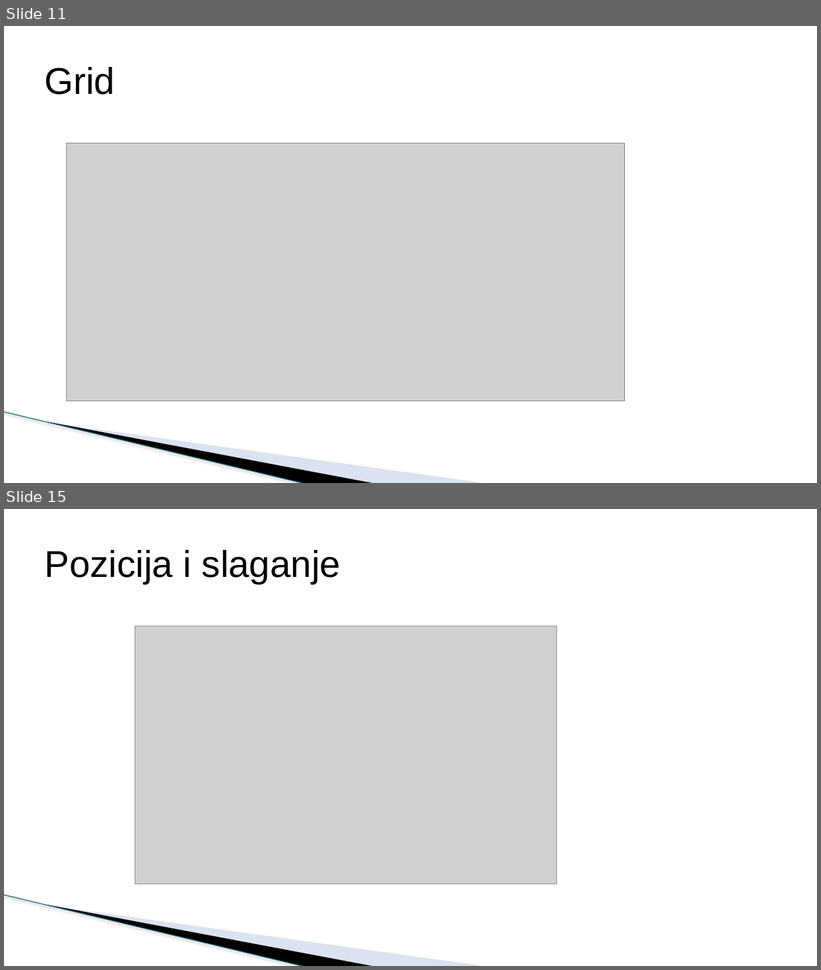
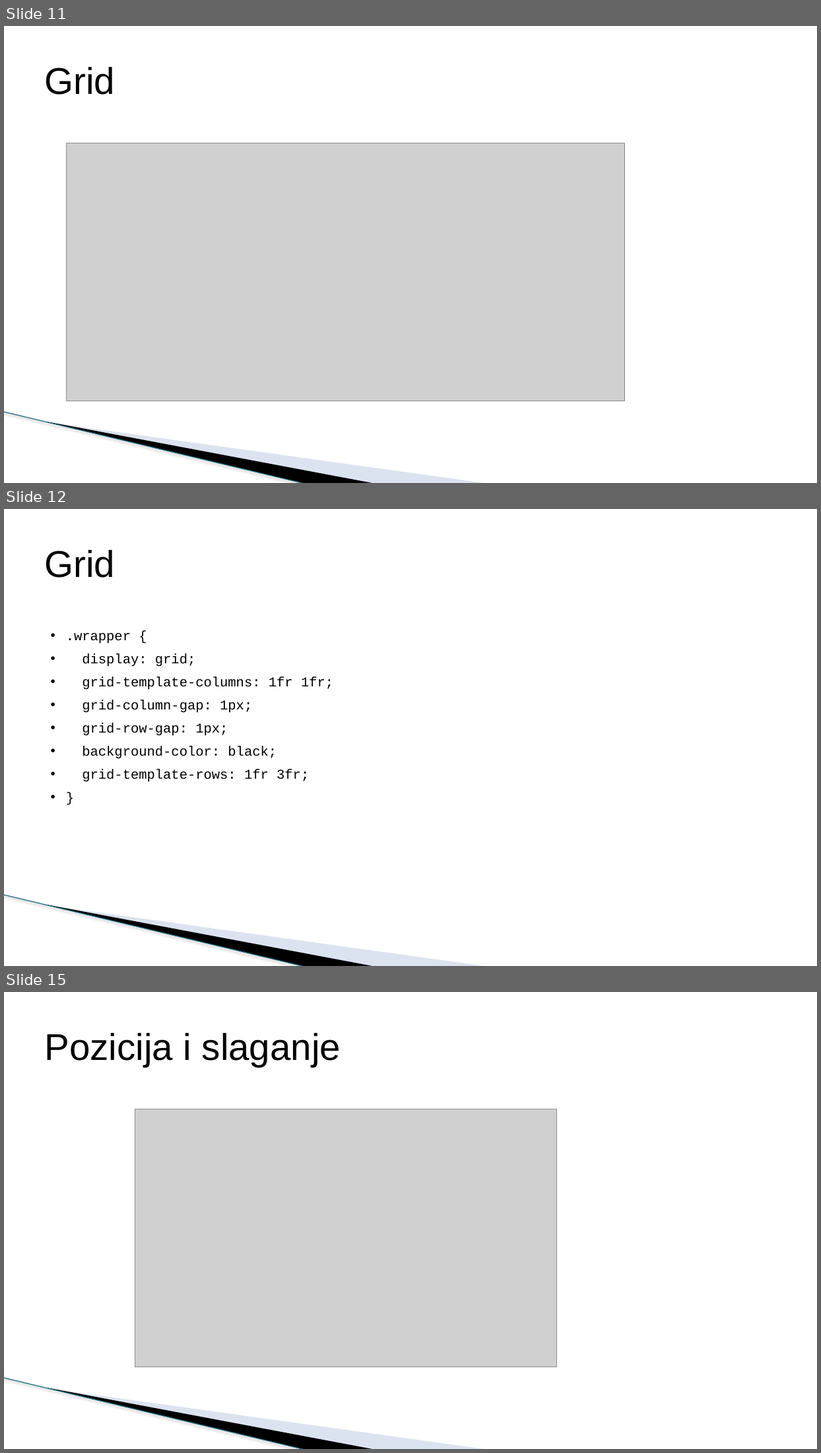
Before and after one commit to todalexcode/kurs-front-end, a slide deck: sesija-21/PPT/Front-End Developer-21.pptx. Shown one above the other, each under a label of ours: slides 11 and 15 before the commit, slides 11, 12 and 15 after it; the slides between them are not shown. The pictures are 821x970 and 821x1453 pixels, drawn with LibreOffice and Linux fonts; fonts in the diff are those of the drawing; grey boxes stand for pictures; background and template pictures are left out. Boxes give left, top, right and bottom in pixels: in the first picture for what was removed or moved away, otherwise in the second. Text is boxed around its words. In the diff, an @@ line names an element or a change of style, - is before the commit and + after.

```diff
--- a/sesija-21/PPT/Front-End Developer-21.pptx
+++ b/sesija-21/PPT/Front-End Developer-21.pptx
@@ slide 12 added at (x1=4, y1=509, x2=817, y2=966), background #FFFFFF; not listed: 3 template elements that a slide beside it also shows @@
@@ title added at (x1=45, y1=550, x2=116, y2=578), 44 pt, text #000000 @@
+Grid
@@ text added at (x1=66, y1=633, x2=333, y2=782), 16 pt, text #000000 @@
+• .wrapper {
+• display: grid;
+• grid-template-columns: 1fr 1fr;
+• grid-column-gap: 1px;
+• grid-row-gap: 1px;
+• background-color: black;
+• grid-template-rows: 1fr 3fr;
+• }
```
Also in this commit, not shown: 1 slide changed, 3 other slides added, 3 slides removed.
